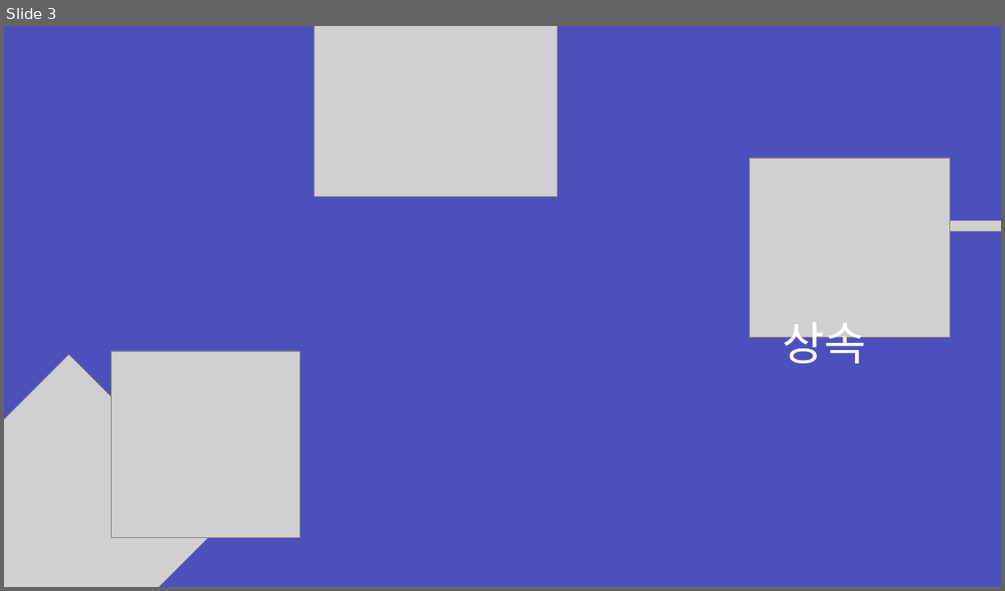
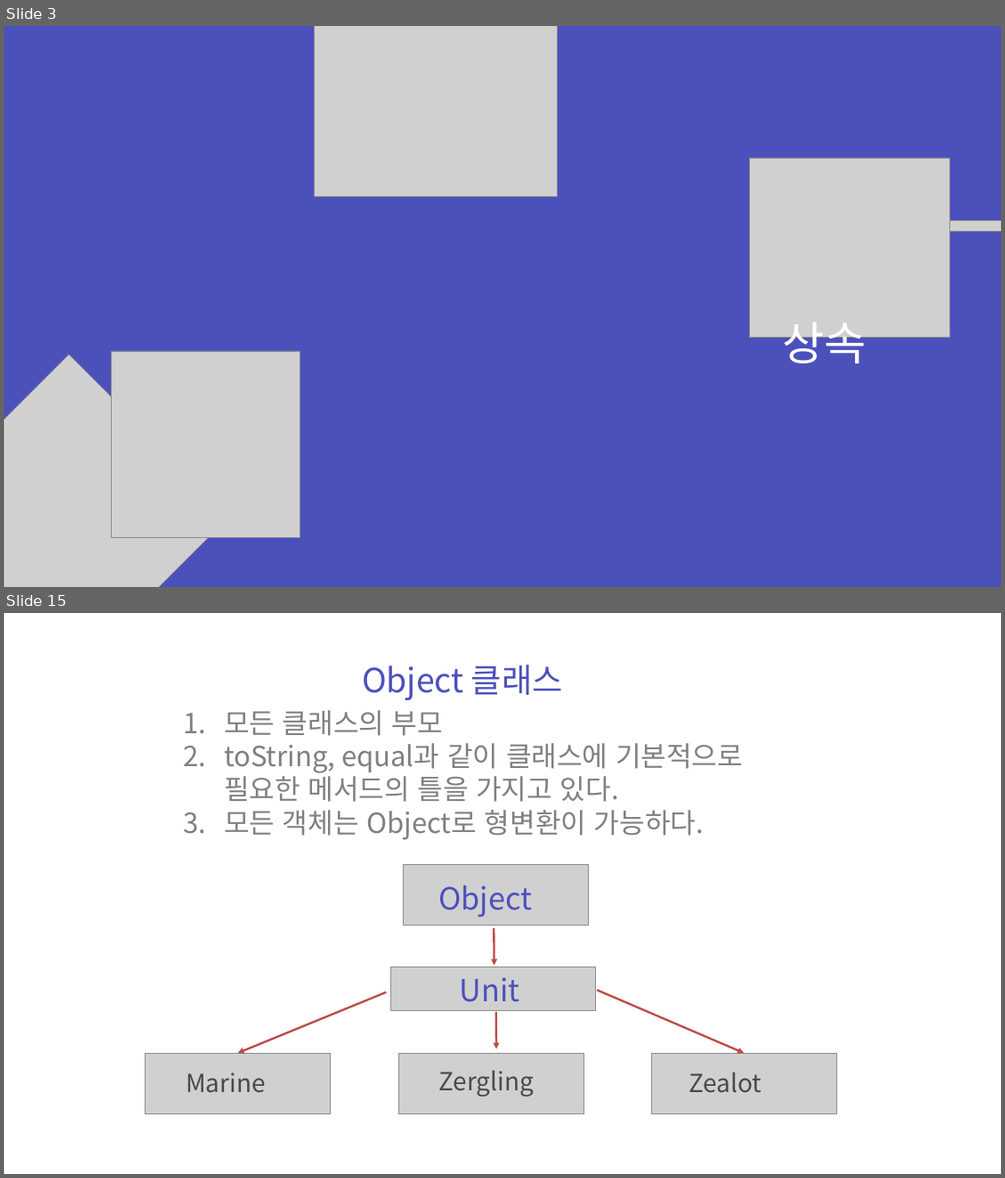
Before and after one commit to zest132/JavaLecture, a slide deck: JavaLecture/LectureFile/java 9강.pptx. Shown one above the other, each under a label of ours: slide 3 before the commit, slides 3 and 15 after it; the slides between them are not shown. The pictures are 1005x591 and 1005x1178 pixels, drawn with LibreOffice and Linux fonts; fonts in the diff are those of the drawing; grey boxes stand for pictures. Boxes give left, top, right and bottom in pixels: in the first picture for what was removed or moved away, otherwise in the second. Text is boxed around its words. In the diff, an @@ line names an element or a change of style, - is before the commit and + after.

```diff
--- a/JavaLecture/LectureFile/java 9강.pptx
+++ b/JavaLecture/LectureFile/java 9강.pptx
@@ slide 15 added at [4,613,1001,1174], background #FFFFFF @@
@@ text added at [362,665,563,700], 48 pt, text #4C50BC @@
+Object 클래스
@@ text added at [224,710,743,840], 40 pt, text #808080 @@
+1. 모든 클래스의 부모
+2. toString, equal과 같이 클래스에 기본적으로 필요한 메서드의 틀을 가지고 있다.
+3. 모든 객체는 Object로 형변환이 가능하다.
@@ picture added at [404,864,588,925] @@
@@ text added at [438,885,532,916], 44 pt, text #4C50BC @@
+Object
@@ arrow added from (494, 928) to (494, 965), #BF4C48 3 pt @@
@@ picture added at [391,967,595,1010] @@
@@ text added at [460,977,520,1002], 44 pt, text #4C50BC @@
+Unit
@@ arrow added from (387, 992) to (238, 1053), #BF4C48 3 pt @@
@@ arrow added from (496, 1012) to (496, 1048), #BF4C48 3 pt @@
@@ arrow added from (597, 989) to (744, 1053), #BF4C48 3 pt @@
@@ picture added at [145,1053,330,1113] @@
@@ picture added at [398,1053,583,1113] @@
@@ picture added at [651,1053,836,1113] @@
@@ text added at [186,1072,266,1093], 36 pt, text #4D4848 @@
+Marine
@@ text added at [439,1070,534,1096], 36 pt, text #4D4848 @@
+Zergling
@@ text added at [688,1072,761,1093], 36 pt, text #4D4848 @@
+Zealot
```
Also in this commit, not shown: 1 slide changed, 42 other slides added, 24 slides removed, 7 other files.
